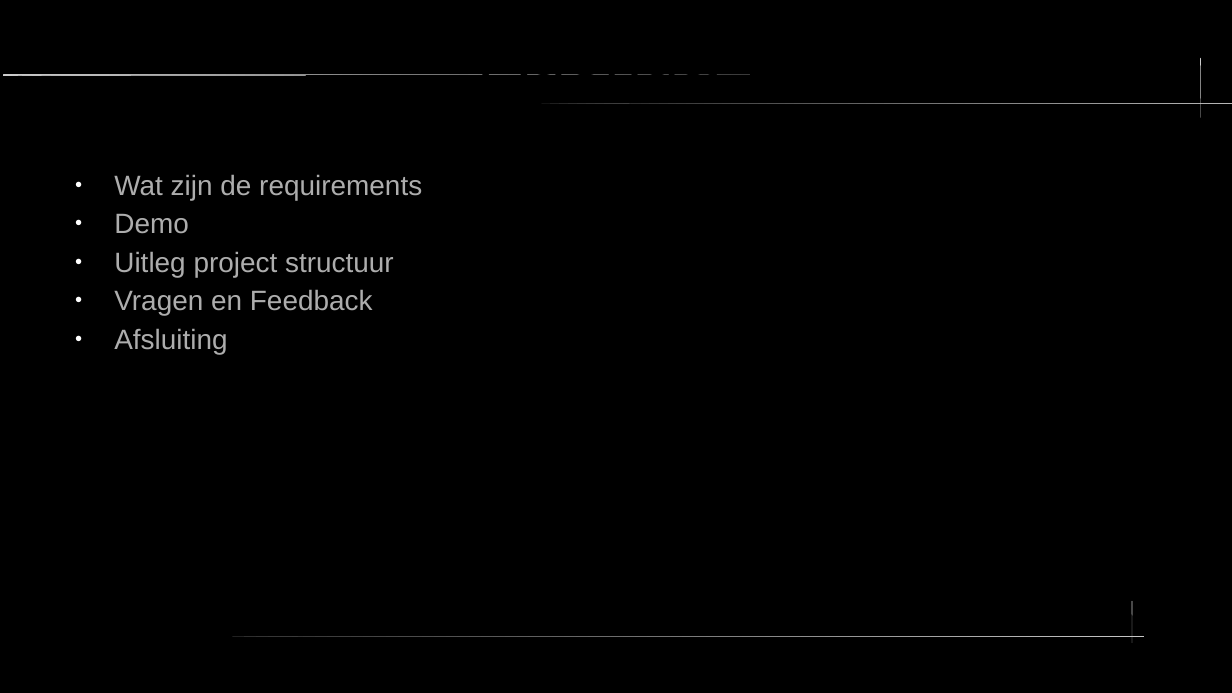
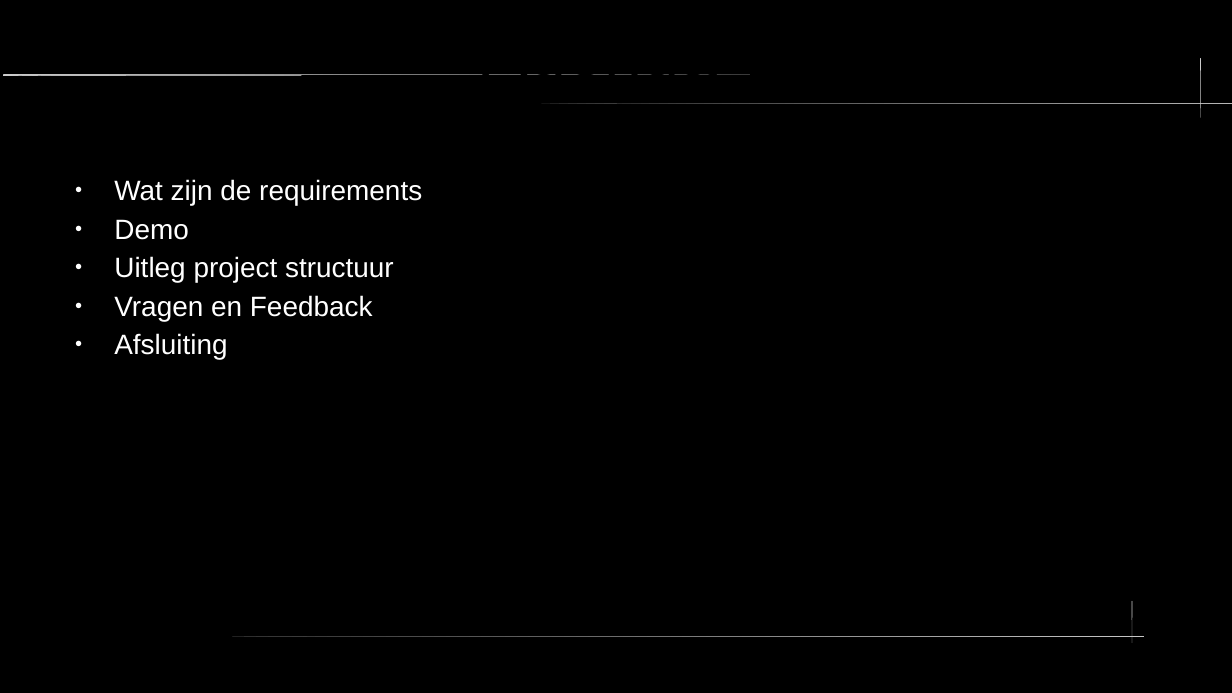
Before and after one commit to e10ne/receptenboek, a slide deck: slide 3 of receptenboek.pptx. Drawn at 1232x693 pixels with LibreOffice and Linux fonts; fonts in the diff are those of the drawing. Boxes give left, top, right and bottom in pixels: in the first picture for what was removed or moved away, otherwise in the second. Text is boxed around its words. In the diff, an @@ line names an element or a change of style, - is before the commit and + after.

```diff
--- a/receptenboek.pptx
+++ b/receptenboek.pptx
@@ freeform shape at (x1=1201, y1=58, x2=1202, y2=119): outline redrawn @@
@@ text "Wat zijn de requirements" at (x1=114, y1=179, x2=422, y2=359): text colour #ADADAD to #FFFFFF @@
```
Also in this commit, not shown: 8 other slides changed, 3 other files.
